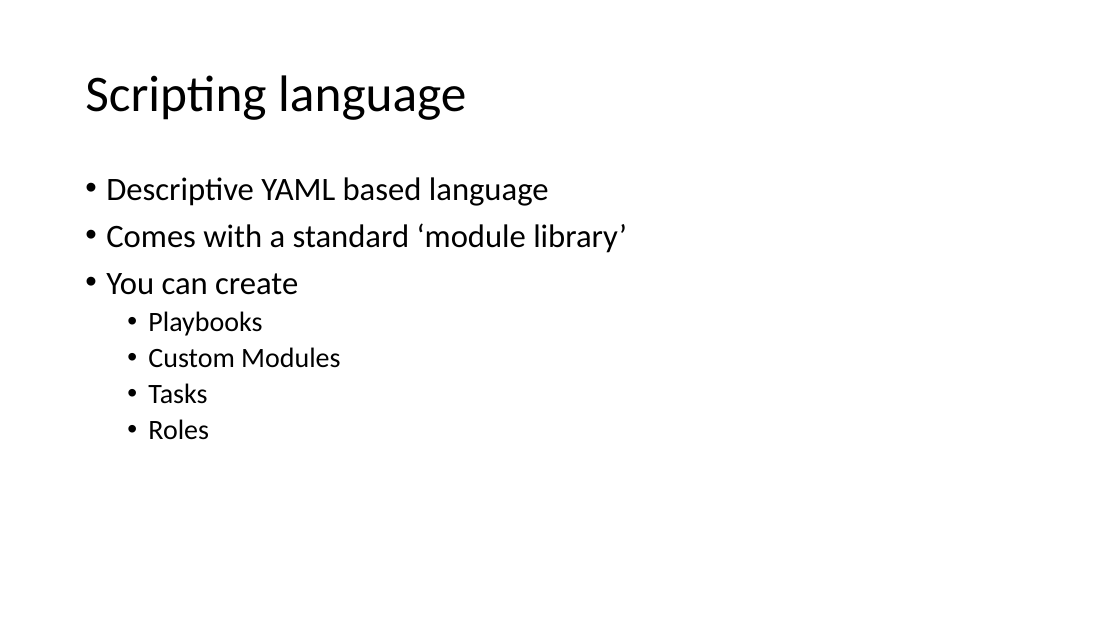
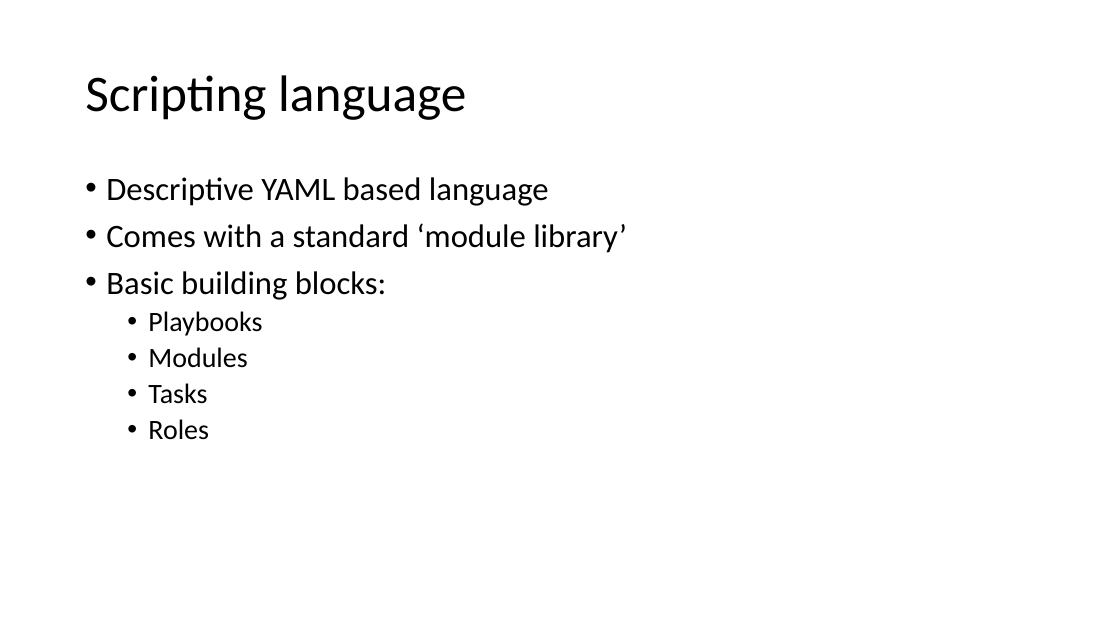
Before and after one commit to lisaplusplus/ansible-terraform-digitalocean-dualtomcat, a slide deck: slide 3 of ansible.pptx. Drawn at 1120x630 pixels with LibreOffice and Linux fonts; fonts in the diff are those of the drawing; background and template pictures are left out. Boxes give left, top, right and bottom in pixels: in the first picture for what was removed or moved away, otherwise in the second. Text is boxed around its words. In the diff, an @@ line names an element or a change of style, - is before the commit and + after.

```diff
--- a/ansible.pptx
+++ b/ansible.pptx
@@ text at [106, 271, 387, 300]: text changed @@
-• You can create
+• Basic building blocks:
@@ text at [148, 347, 247, 368]: text changed @@
-  • Custom Modules
+  • Modules
```
Also in this commit, not shown: 6 other slides changed, 2 slides added, 1 slide removed.
